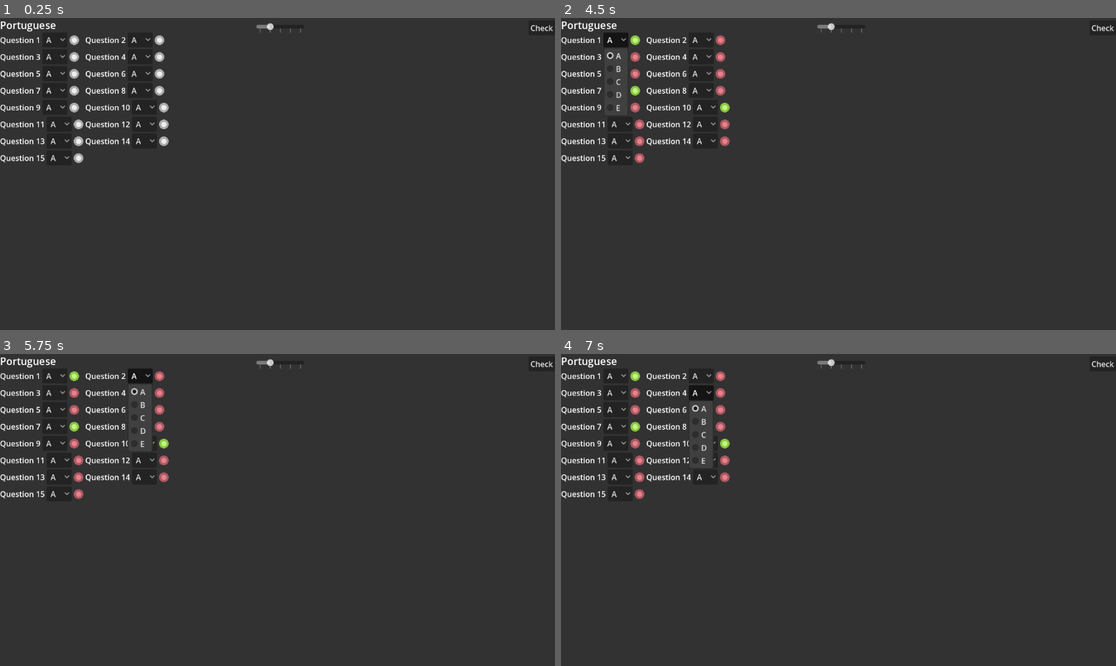
Above: before the commit, frames 1-4 (two rows, left to right).
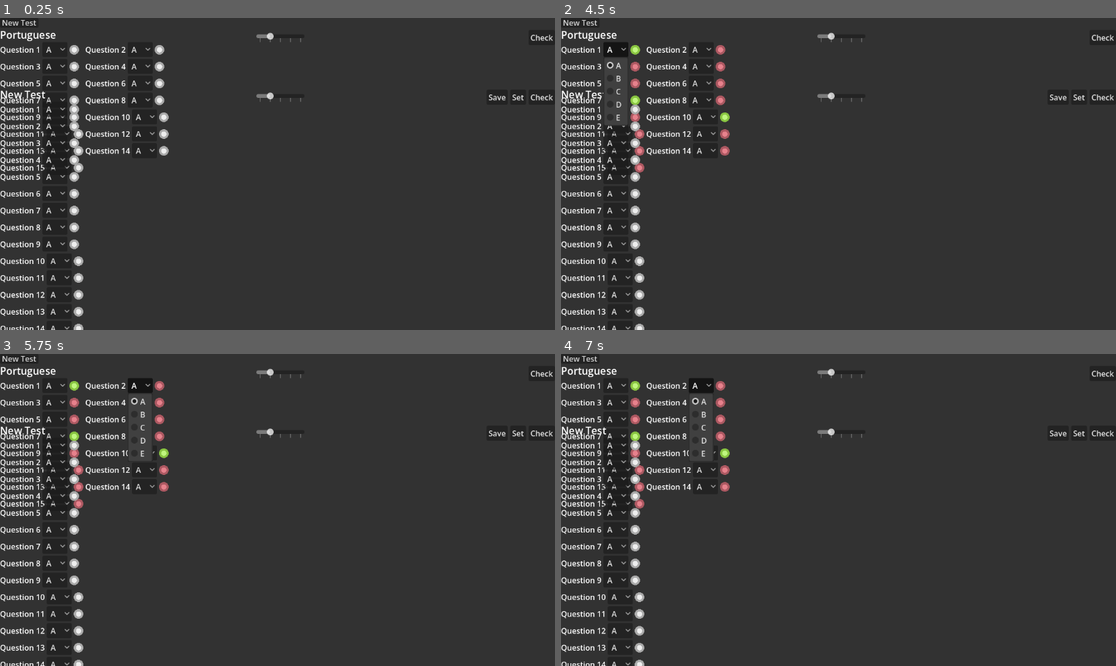
Above: after the commit, the same moments.

Repository: Mortadelan/testmarker
Game: Godot game, scene res://main.tscn
Same seed, same stepped clock (60 frames per second), same inputs: the game is played once before the commit and once after it.
Inputs (mouse positions are in pixels of both pictures, inside the frame that each line leads up to):
- Up to frame 1 (0.25 s): no input
- Up to frame 2 (4.5 s): click "Check" at 0.5 s; click (1077, 96) at 1.25 s, where only the run after the commit has a clickable "Set"; click (1060, 96) at 2 s, where only the run after the commit has a clickable "Save"; click "Check" (after the commit: "New Test") at 2.75 s; click "Check" (after the commit: "New Test") at 3.5 s; click "A" at 4.25 s
- Up to frame 3 (5.75 s): click "A" at 5 s
- Up to frame 4 (7 s): click "A" at 5.75 s; click "A" at 6.5 s

The runs differ from the first frame. In frame 1, 6.2% of the frame differs, in the area x 0-100%, y 0-100%; in frame 2, 6.5%; in frame 3, 6.5%; in frame 4, 6.4%.

Commit message:
beginnings of new test maker scene for making new tests

Diff:
--- a/main.tscn
+++ b/main.tscn
@@ -1,6 +1,7 @@
 [gd_scene format=3 uid="uid://ou0xhvee7psu"]
 
 [ext_resource type="PackedScene" uid="uid://cohgqco501e4x" path="res://tests/UFRGS 2022/scenes/portuguese.tscn" id="1_ig7tw"]
+[ext_resource type="PackedScene" uid="uid://cy1vg20qgd6eq" path="res://tests/test_maker.tscn" id="2_0xm2m"]
 
 [sub_resource type="Theme" id="Theme_7dm0k"]
 
@@ -22,11 +23,31 @@
 grow_vertical = 2
 color = Color(0.19607843, 0.19607843, 0.19607843, 1)
 
+[node name="MenuBar" type="MenuBar" parent="." unique_id=172517886]
+custom_maximum_size = Vector2(-1, 20)
+propagate_maximum_size = true
+clip_contents = true
+layout_mode = 0
+offset_right = 103.0
+offset_bottom = 31.0
+
+[node name="Button" type="Button" parent="MenuBar" unique_id=1266728345]
+layout_mode = 1
+anchors_preset = 4
+anchor_top = 0.5
+anchor_bottom = 0.5
+offset_top = -10.0
+offset_right = 80.0
+offset_bottom = 10.0
+grow_vertical = 2
+text = "New Test"
+
 [node name="ScrollContainer" type="ScrollContainer" parent="." unique_id=1176618072]
 layout_mode = 1
-anchors_preset = 15
+anchors_preset = -1
 anchor_right = 1.0
 anchor_bottom = 1.0
+offset_top = 20.0
 grow_horizontal = 2
 grow_vertical = 2
 
@@ -40,3 +61,6 @@
 propagate_maximum_size = true
 layout_mode = 2
 size_flags_vertical = 1
+
+[node name="TestMaker" parent="ScrollContainer/BoxContainer" unique_id=976876249 instance=ExtResource("2_0xm2m")]
+layout_mode = 2
--- a/scripts/question_container.gd
+++ b/scripts/question_container.gd
@@ -2,6 +2,7 @@
 extends GridContainer
 
 @export var questions : QuestionList
+
 func _ready():
 	for questioni in questions.list.size():
 		var question := QuestionItem.new()
@@ -9,9 +10,15 @@
 		question.question = questions.list[questioni]
 		add_child(question)
 
-func _on_button_pressed():
+func _on_check_button_pressed():
 	for child in get_children():
 		child.check()
 
 func _on_h_slider_value_changed(value: float) -> void:
 	self.columns = int(value)
+
+func _on_set_button_pressed():
+	questions.commit_selected()
+
+func _on_save_button_pressed() -> void:
+	pass # Replace with function body.
--- a/scripts/question_list.gd
+++ b/scripts/question_list.gd
@@ -3,3 +3,8 @@
 
 enum OPTIONS { A, B, C, D, E }
 @export var list : Array[Question] = []
+
+func commit_selected():
+	if list.size() > 0:
+		for question in list:
+			question.correct = question.selected
--- a/tests/UFRGS 2022/scenes/portuguese.tscn
+++ b/tests/UFRGS 2022/scenes/portuguese.tscn
@@ -22,11 +22,12 @@
 script = ExtResource("1_7xr03")
 questions = ExtResource("2_pfo3a")
 
-[node name="Button" type="Button" parent="." unique_id=2033859178]
+[node name="check_button" type="Button" parent="." unique_id=2033859178]
 layout_mode = 1
 anchors_preset = -1
 anchor_left = 1.0
 anchor_right = 1.0
+offset_left = 6170.0
 offset_top = 5.0
 offset_bottom = 5.0
 grow_horizontal = 0
@@ -48,5 +49,5 @@
 tick_count = 5
 ticks_on_borders = true
 
-[connection signal="pressed" from="Button" to="question_container" method="_on_button_pressed"]
+[connection signal="pressed" from="check_button" to="question_container" method="_on_check_button_pressed"]
 [connection signal="value_changed" from="HSlider" to="question_container" method="_on_h_slider_value_changed"]
--- /dev/null
+++ b/tests/test_maker.tscn
@@ -0,0 +1,77 @@
+[gd_scene format=3 uid="uid://cy1vg20qgd6eq"]
+
+[ext_resource type="Script" uid="uid://b567kmtre3slb" path="res://scripts/question_container.gd" id="1_tnah2"]
+[ext_resource type="Resource" uid="uid://dvuobu5ntqmvw" path="res://tests/blank.tres" id="2_hh5mi"]
+
+[sub_resource type="LabelSettings" id="LabelSettings_0xm2m"]
+font_size = 21
+
+[node name="TestMaker" type="Label" unique_id=1481860541]
+custom_minimum_size = Vector2(0, 120)
+offset_right = 116.0
+offset_bottom = 30.0
+text = "New Test"
+label_settings = SubResource("LabelSettings_0xm2m")
+
+[node name="QuestionContainer" type="GridContainer" parent="." unique_id=1859945134]
+layout_mode = 1
+anchors_preset = -1
+anchor_top = 0.25
+anchor_bottom = 0.25
+offset_right = 40.0
+offset_bottom = 40.0
+script = ExtResource("1_tnah2")
+questions = ExtResource("2_hh5mi")
+metadata/_custom_type_script = "uid://b567kmtre3slb"
+
+[node name="check_button" type="Button" parent="." unique_id=1226315945]
+layout_mode = 1
+anchors_preset = -1
+anchor_left = 1.0
+anchor_right = 1.0
+offset_top = 5.0
+offset_bottom = 5.0
+grow_horizontal = 0
+text = "Check"
+
+[node name="set_button" type="Button" parent="." unique_id=1068045552]
+layout_mode = 1
+anchors_preset = -1
+anchor_left = 1.0
+anchor_right = 1.0
+offset_top = 5.0
+offset_right = -60.0
+offset_bottom = 5.0
+grow_horizontal = 0
+text = "Set"
+
+[node name="save_button" type="Button" parent="." unique_id=1428901135]
+layout_mode = 1
+anchors_preset = -1
+anchor_left = 1.0
+anchor_right = 1.0
+offset_top = 5.0
+offset_right = -98.0
+offset_bottom = 5.0
+grow_horizontal = 0
+text = "Save"
+
+[node name="HSlider" type="HSlider" parent="." unique_id=567596549]
+layout_mode = 1
+anchors_preset = -1
+anchor_left = 0.5
+anchor_right = 0.5
+offset_left = -44.0
+offset_top = 10.0
+offset_right = 56.0
+offset_bottom = 26.0
+min_value = 1.0
+max_value = 5.0
+value = 2.0
+tick_count = 5
+ticks_on_borders = true
+
+[connection signal="pressed" from="check_button" to="QuestionContainer" method="_on_check_button_pressed"]
+[connection signal="pressed" from="set_button" to="QuestionContainer" method="_on_set_button_pressed"]
+[connection signal="pressed" from="save_button" to="QuestionContainer" method="_on_save_button_pressed"]
+[connection signal="value_changed" from="HSlider" to="QuestionContainer" method="_on_h_slider_value_changed"]
Renamed: tests/UFRGS 2022/resources/blank.tres -> tests/blank.tres
